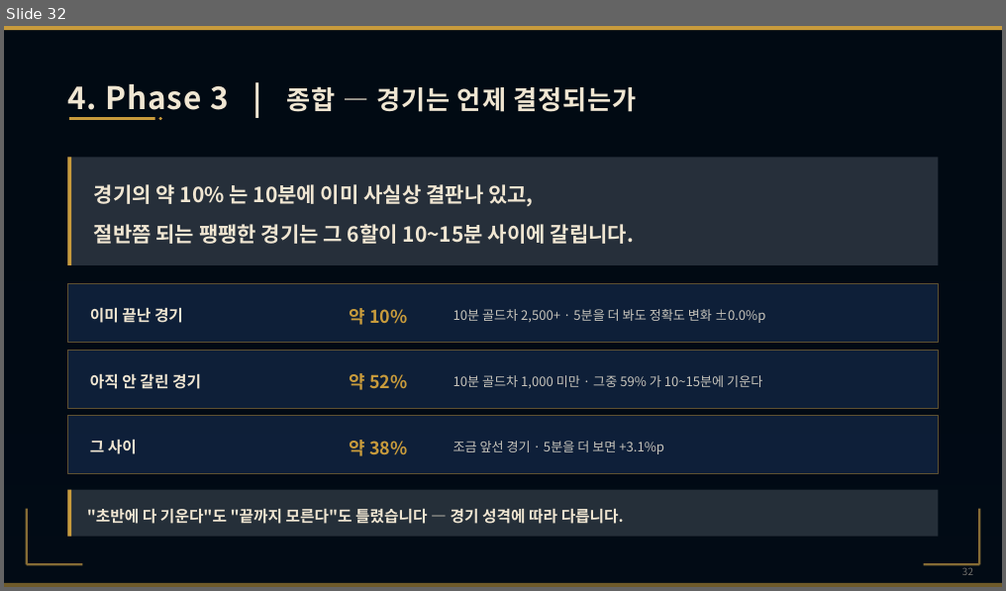
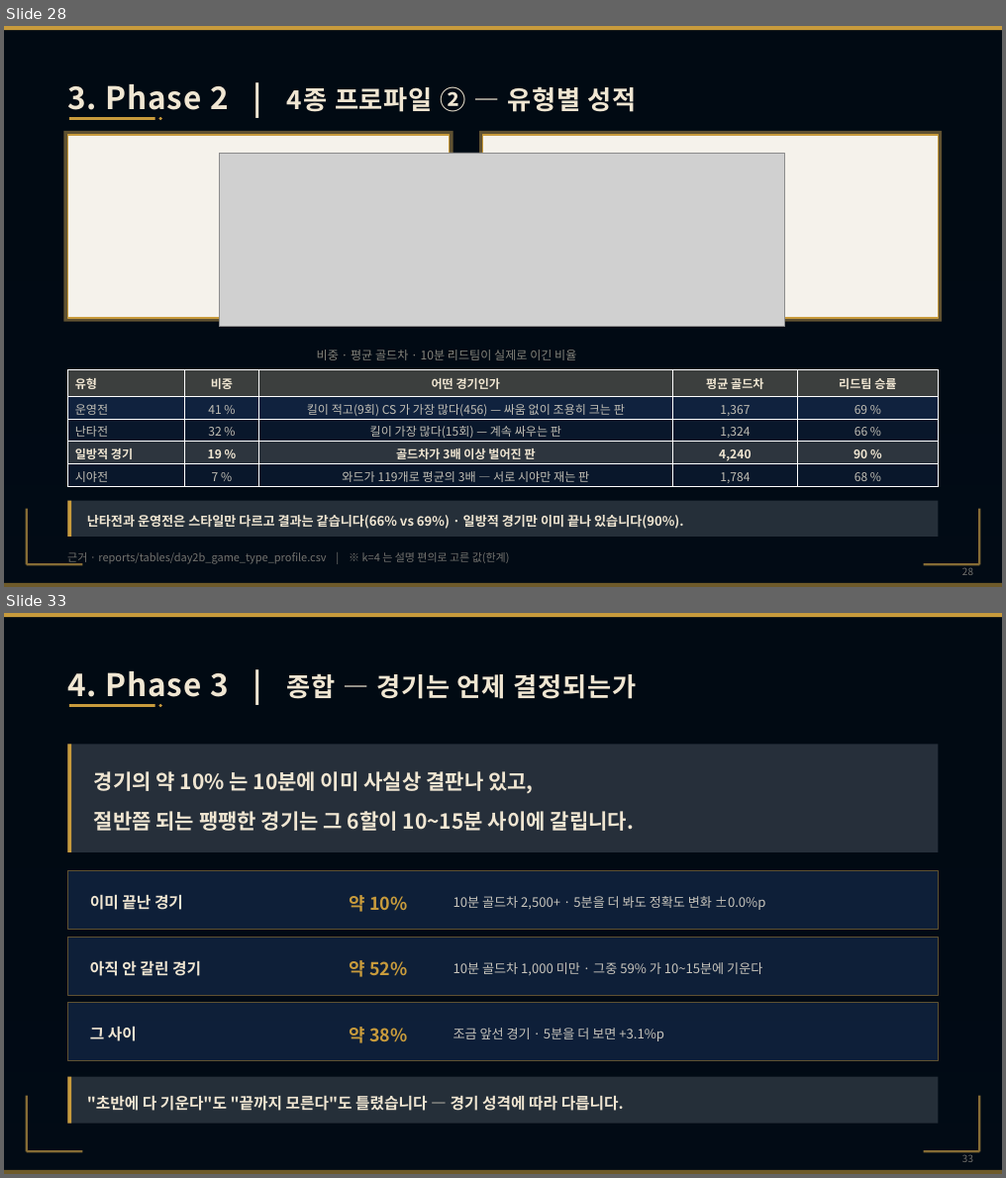
Before and after one commit to wpalswpa/project2608, a slide deck: 4조(십분컷)_미니2프로젝트_LoL 인게임 시점별 경기 데이터 기반 승패 예측 및 핵심 승리요인 분석_발표자료.pptx. Shown one above the other, each under a label of ours: slide 32 before the commit, slides 28 and 33 after it; the slides between them are not shown. The pictures are 1006x591 and 1006x1178 pixels, drawn with LibreOffice and Linux fonts; fonts in the diff are those of the drawing; grey boxes stand for pictures; background and template pictures are left out; a plain dark background stands for a picture behind light text. Boxes give left, top, right and bottom in pixels: in the first picture for what was removed or moved away, otherwise in the second. Text is boxed around its words. In the diff, an @@ line names an element or a change of style, - is before the commit and + after.

```diff
--- a/4조(십분컷)_미니2프로젝트_LoL 인게임 시점별 경기 데이터 기반 승패 예측 및 핵심 승리요인 분석_발표자료.pptx
+++ b/4조(십분컷)_미니2프로젝트_LoL 인게임 시점별 경기 데이터 기반 승패 예측 및 핵심 승리요인 분석_발표자료.pptx
@@ slide 28 added at bbox=[4, 26, 1002, 587], background picture (left out) @@
@@ rectangle added at bbox=[4, 26, 1002, 587], fill gradient #0A1428 to #010A13 @@
@@ rectangle added at bbox=[4, 26, 1002, 587], fill #010A13 at 88% opacity @@
@@ rectangle added at bbox=[4, 26, 1002, 31], fill #C89B3C @@
@@ text added at bbox=[67, 84, 637, 118], 25 pt, text #F0E6D2, bold @@
+3. Phase 2 | 4종 프로파일 ② — 유형별 성적
@@ rectangle added at bbox=[63, 131, 453, 322], fill #5F5131 @@
@@ rectangle added at bbox=[67, 135, 450, 318], fill #F5F2EB, outline #C89B3C 1.25 pt @@
@@ rectangle added at bbox=[69, 117, 155, 120], fill #C89B3C @@
@@ diamond added at bbox=[159, 117, 162, 120], fill #C89B3C @@
@@ rectangle added at bbox=[479, 131, 943, 322], fill #5F5131 @@
@@ rectangle added at bbox=[483, 135, 939, 318], fill #F5F2EB, outline #C89B3C 1.25 pt @@
@@ picture added at bbox=[219, 153, 785, 326] @@
@@ text added at bbox=[317, 350, 576, 361], 11.5 pt, text #85837A @@
+비중 · 평균 골드차 · 10분 리드팀이 실제로 이긴 비율
@@ table added at bbox=[67, 370, 939, 487], 5 rows, 5 columns @@
+유형 | 비중 | 어떤 경기인가 | 평균 골드차 | 리드팀 승률
+운영전 | 41 % | 킬이 적고(9회) CS 가 가장 많다(456) — 싸움 없이 조용히 크는 판 | 1,367 | 69 %
+난타전 | 32 % | 킬이 가장 많다(15회) — 계속 싸우는 판 | 1,324 | 66 %
+일방적 경기 | 19 % | 골드차가 3배 이상 벌어진 판 | 4,240 | 90 %
+시야전 | 7 % | 와드가 119개로 평균의 3배 — 서로 시야만 재는 판 | 1,784 | 68 %
@@ rectangle added at bbox=[25, 509, 27, 565], fill #866C35 @@
@@ rectangle added at bbox=[67, 501, 939, 537], fill #2A333E at 90% opacity @@
@@ rectangle added at bbox=[67, 501, 71, 537], fill #C89B3C @@
@@ text added at bbox=[87, 515, 683, 529], 12.5 pt, text #F0E6D2, bold @@
+난타전과 운영전은 스타일만 다르고 결과는 같습니다(66% vs 69%) · 일방적 경기만 이미 끝나 있습니다(90%).
@@ rectangle added at bbox=[979, 509, 981, 565], fill #866C35 @@
@@ text added at bbox=[67, 553, 510, 566], 10.5 pt, text #73726E @@
+근거 · reports/tables/day2b_game_type_profile.csv | ※ k=4 는 설명 편의로 고른 값(한계)
@@ rectangle added at bbox=[4, 583, 1002, 587], fill #6E5A2A @@
@@ rectangle added at bbox=[27, 564, 82, 566], fill #866C35 @@
@@ rectangle added at bbox=[924, 564, 979, 566], fill #866C35 @@
@@ page number added at bbox=[962, 566, 973, 575], 9.5 pt, text #73726E @@
+28
@@ what was slide 32 is now slide 33 @@
```
Also in this commit, not shown: 28 slides changed, 1 other file.
